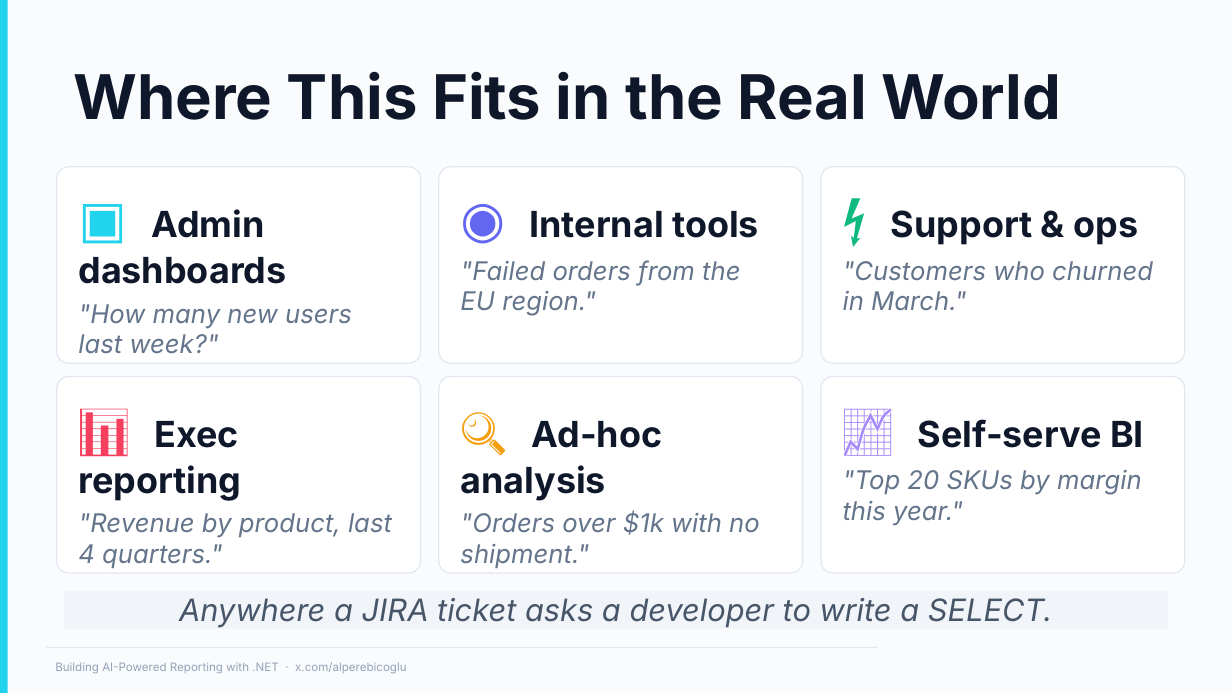
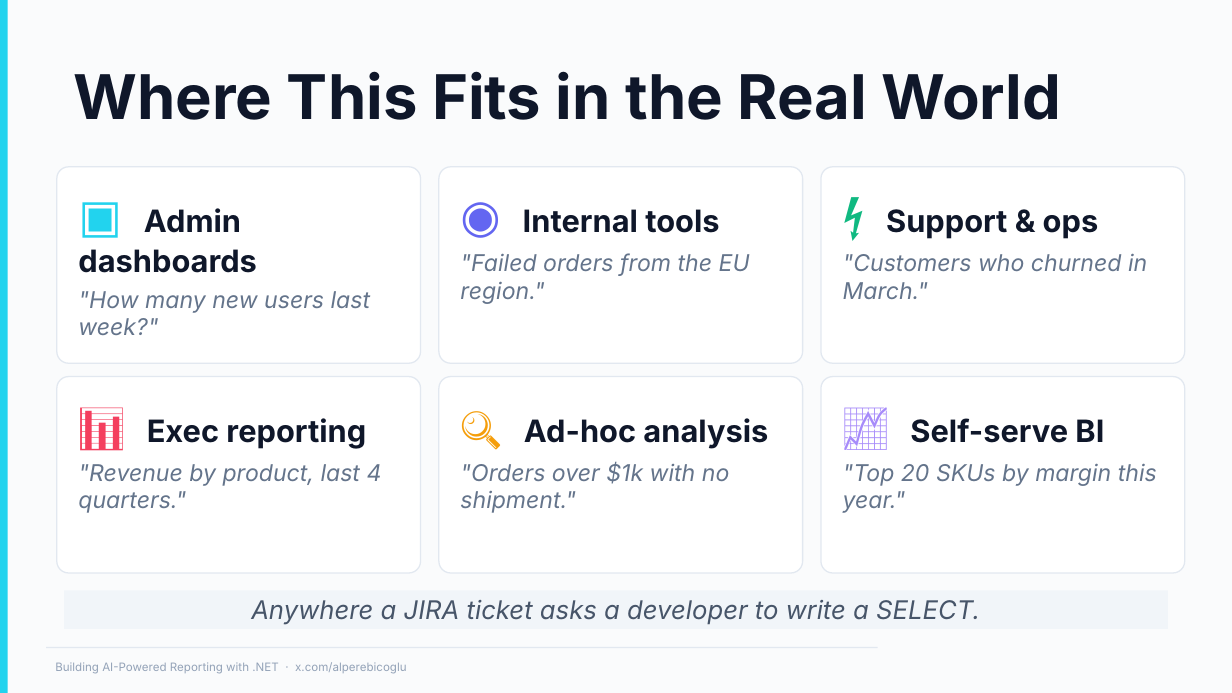
Before and after one commit to ebicoglu/chat-with-your-data-conference, a slide deck: slide 18 of Presentation.pptx. Drawn at 1232x693 pixels with LibreOffice and Linux fonts; fonts in the diff are those of the drawing; background and template pictures are left out. Boxes give left, top, right and bottom in pixels: in the first picture for what was removed or moved away, otherwise in the second. Text is boxed around its words. In the diff, an @@ line names an element or a change of style, - is before the commit and + after.

```diff
--- a/Presentation.pptx
+++ b/Presentation.pptx
@@ rounded rectangle "▣ Admin dashboards" at box(57, 167, 421, 364): size 40 to 36 pt in "▣"; size 28 to 24 pt in "Admin dashboards"; size 20 to 18 pt in ""How many new users last week?"" @@
@@ rounded rectangle "◉ Internal tools" at box(439, 167, 803, 364): size 40 to 36 pt in "◉"; size 28 to 24 pt in "Internal tools"; size 20 to 18 pt in ""Failed orders from the EU region."" @@
@@ rounded rectangle "⚡ Support & ops" at box(821, 167, 1185, 364): size 40 to 36 pt in "⚡"; size 28 to 24 pt in "Support & ops"; size 20 to 18 pt in ""Customers who churned in March."" @@
@@ rounded rectangle "📊 Exec reporting" at box(57, 377, 421, 574): size 40 to 36 pt in "📊"; size 28 to 24 pt in "Exec reporting"; size 20 to 18 pt in ""Revenue by product, last 4 quarters."" @@
@@ rounded rectangle "🔍 Ad-hoc analysis" at box(439, 377, 803, 574): size 36 to 32 pt in "🔍"; size 28 to 24 pt in "Ad-hoc analysis"; size 20 to 18 pt in ""Orders over $1k with no shipment."" @@
@@ rounded rectangle "📈 Self-serve BI" at box(821, 377, 1185, 574): size 40 to 36 pt in "📈"; size 28 to 24 pt in "Self-serve BI"; size 20 to 18 pt in ""Top 20 SKUs by margin this year."" @@
@@ rectangle "Anywhere a JIRA ticket asks ..." at box(64, 591, 1167, 629): size 24 to 20 pt @@
```
Also in this commit, not shown: 7 other slides changed.
